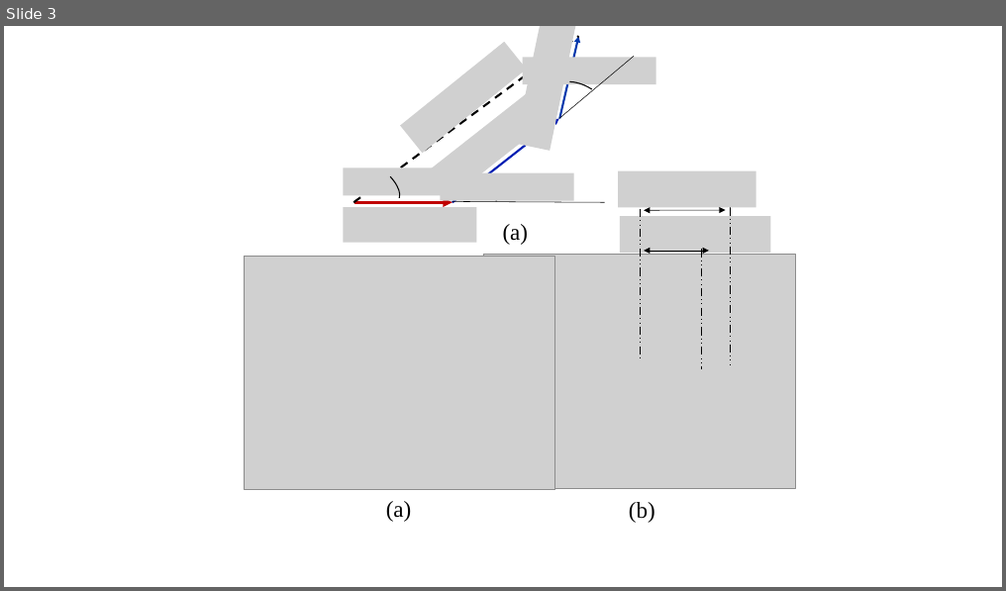
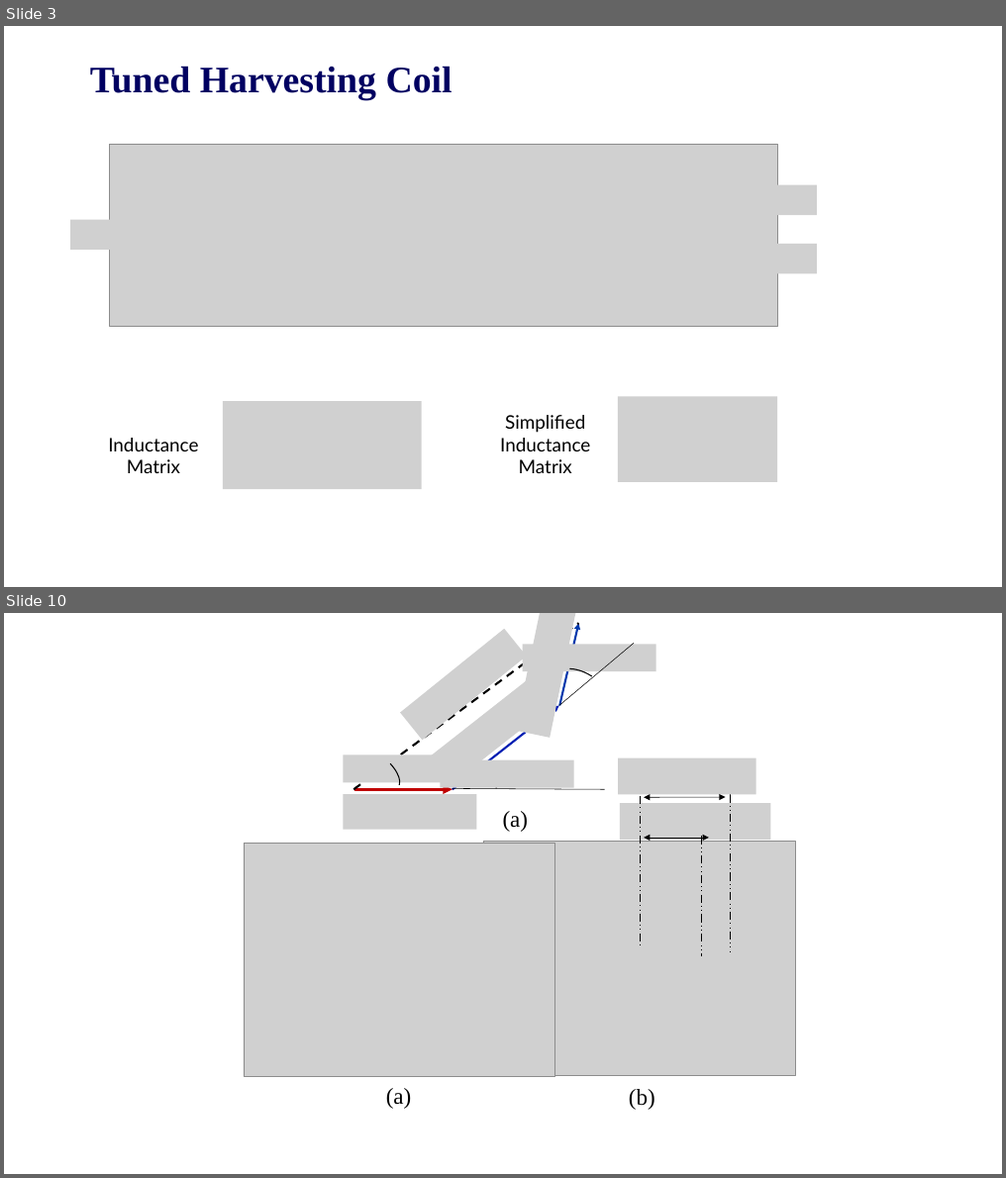
Before and after one commit to EnesAyaz/KTH, a slide deck: Airgap Harmonics/airgap harmonics.pptx. Shown one above the other, each under a label of ours: slide 3 before the commit, slides 3 and 10 after it; the slides between them are not shown. The pictures are 1006x591 and 1006x1178 pixels, drawn with LibreOffice and Linux fonts; fonts in the diff are those of the drawing; grey boxes stand for pictures; background and template pictures are left out. Boxes give left, top, right and bottom in pixels: in the first picture for what was removed or moved away, otherwise in the second. Text is boxed around its words. In the diff, an @@ line names an element or a change of style, - is before the commit and + after.

```diff
--- a/Airgap Harmonics/airgap harmonics.pptx
+++ b/Airgap Harmonics/airgap harmonics.pptx
@@ slide 3 added at (x1=4, y1=26, x2=1002, y2=587), background #FFFFFF @@
@@ title added at (x1=90, y1=66, x2=452, y2=100), 36 pt, text #000061, bold @@
+Tuned Harvesting Coil
@@ picture added at (x1=110, y1=144, x2=777, y2=325) @@
@@ picture added at (x1=461, y1=161, x2=515, y2=190) @@
@@ picture added at (x1=554, y1=165, x2=608, y2=194) @@
@@ picture added at (x1=763, y1=184, x2=817, y2=215) @@
@@ picture added at (x1=70, y1=220, x2=125, y2=250) @@
@@ picture added at (x1=422, y1=250, x2=475, y2=279) @@
@@ picture added at (x1=763, y1=244, x2=817, y2=274) @@
@@ picture added at (x1=435, y1=274, x2=488, y2=304) @@
@@ picture added at (x1=449, y1=291, x2=503, y2=322) @@
@@ picture added at (x1=510, y1=276, x2=564, y2=307) @@
@@ picture added at (x1=223, y1=401, x2=422, y2=489) @@
@@ picture added at (x1=618, y1=396, x2=778, y2=482) @@
@@ text added at (x1=108, y1=438, x2=198, y2=473), 18 pt, text #000000 @@
+Inductance Matrix
@@ text added at (x1=500, y1=415, x2=590, y2=473), 18 pt, text #000000 @@
+Simplified
+Inductance Matrix
@@ what was slide 3 is now slide 10 @@
```
Also in this commit, not shown: 1 slide changed, 8 other slides added, 1 slide removed, 8 other files.
